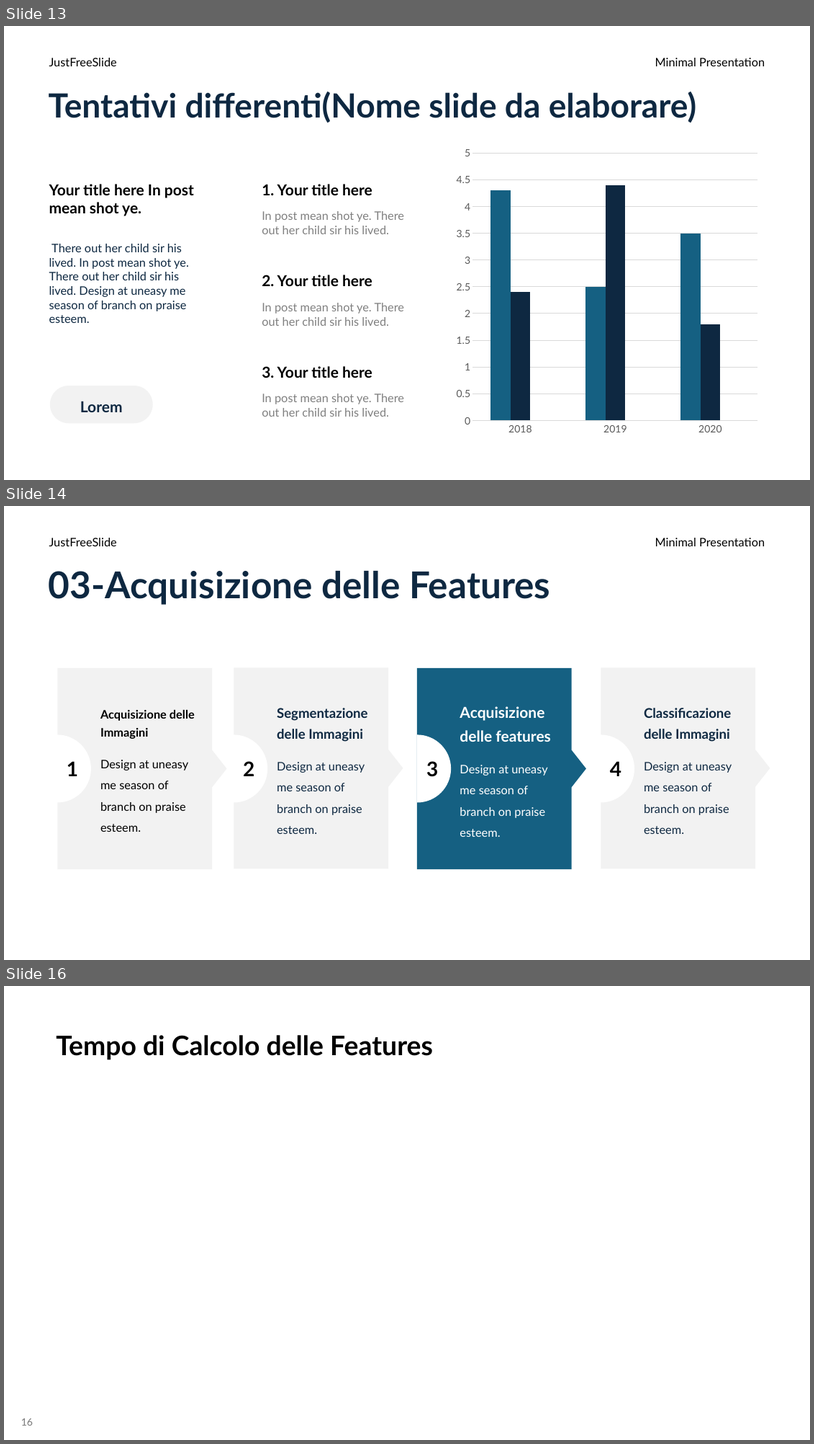
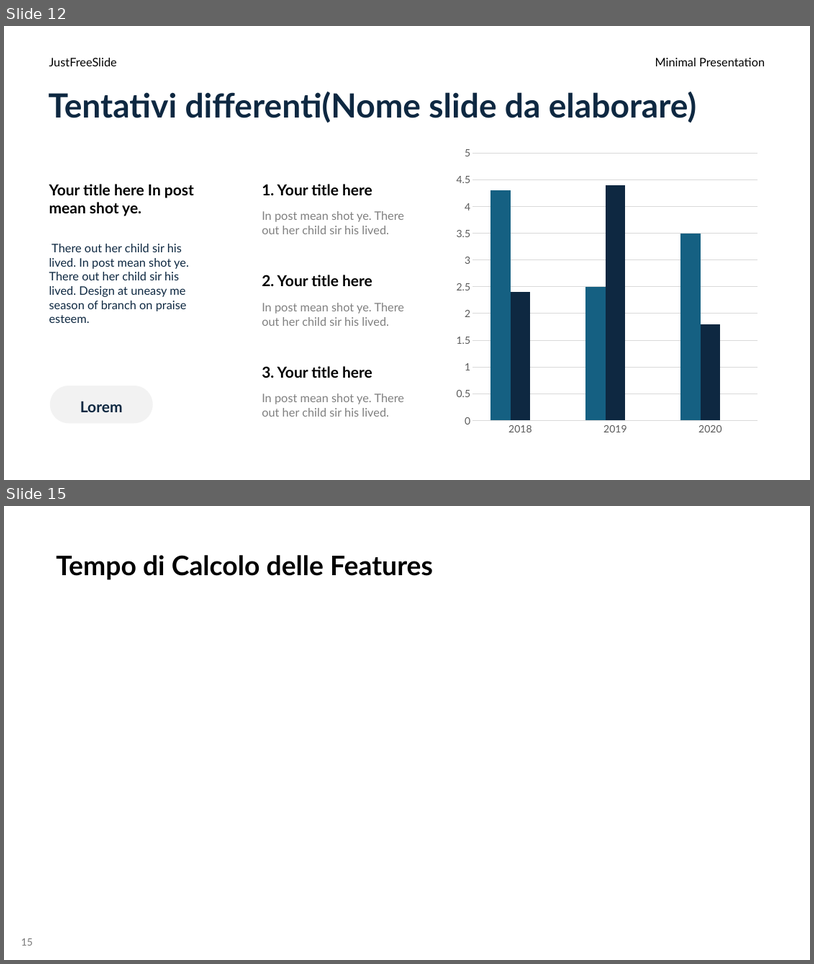
Before and after one commit to aleeteo/leaf_ID, a slide deck: presentazione/ProjectLeafWIP.pptx. Shown one above the other, each under a label of ours: slides 13, 14 and 16 before the commit, slides 12 and 15 after it; the slides between them are not shown. The pictures are 814x1444 and 814x964 pixels, drawn with LibreOffice and Linux fonts; fonts in the diff are those of the drawing. Boxes give left, top, right and bottom in pixels: in the first picture for what was removed or moved away, otherwise in the second. Text is boxed around its words. In the diff, an @@ line names an element or a change of style, - is before the commit and + after.

```diff
--- a/presentazione/ProjectLeafWIP.pptx
+++ b/presentazione/ProjectLeafWIP.pptx
@@ slide 14 removed at bbox=[4, 506, 810, 960], background #FFFFFF @@
@@ text removed at bbox=[49, 538, 117, 546] @@
-JustFreeSlide
@@ text removed at bbox=[656, 538, 765, 546] @@
-Minimal Presentation
@@ title removed at bbox=[49, 571, 550, 605] @@
-03-Acquisizione delle Features
@@ freeform shape removed at bbox=[57, 735, 91, 803] @@
-1
@@ group removed at bbox=[50, 667, 771, 869]: 8 freeform shapes @@
-Acquisizione delle features
-Design at uneasy me season of branch on praise esteem.
-Segmentazione delle Immagini
-Design at uneasy me season of branch on praise esteem.
-1
-2
-Acquisizione delle Immagini
-Design at uneasy me season of branch on praise esteem.
-3
-Classificazione delle Immagini
-Design at uneasy me season of branch on praise esteem.
-4
@@ what was slide 13 is now slide 12 @@
@@ what was slide 16 is now slide 15 @@
@@ page number at bbox=[21, 938, 33, 945]: text changed @@
-16
+15
```
Also in this commit, not shown: 6 slides changed, 4 slides added, 3 other slides removed.
